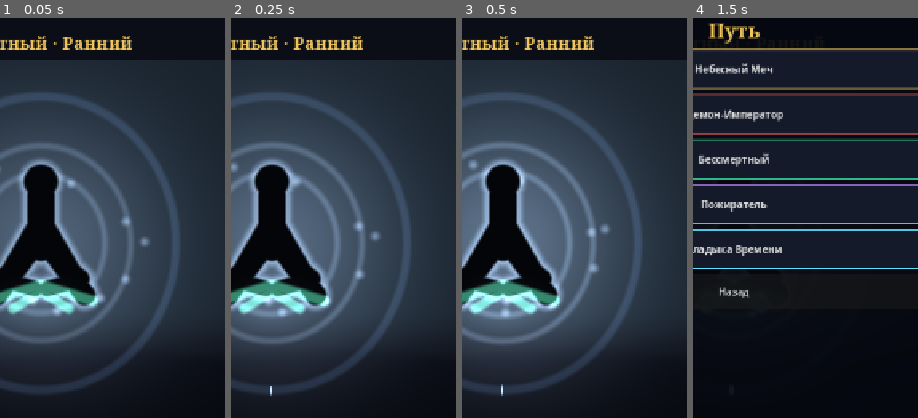
Above: before the commit, frames 1-4 (left to right).
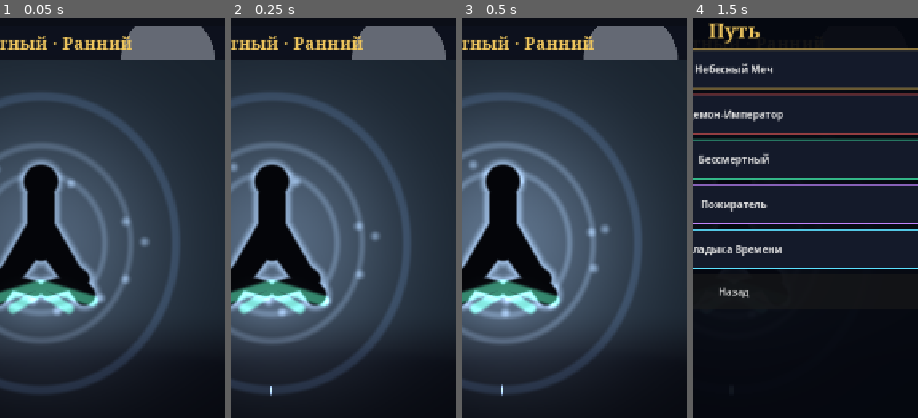
Above: after the commit, the same moments.

Repository: Garchita098/cultivation-beyond-heaven
Game: Godot game, scene res://scenes/main.tscn
Two runs of this game, one before a commit and one after it. Both use one fixed random seed, a clock stepped at 60 frames per second and the inputs below.
Inputs:
- Up to frame 1 (0.05 s): no input
- Up to frame 2 (0.25 s): no input
- Up to frame 3 (0.5 s): no input
- Up to frame 4 (1.5 s): click "Путь" at 0.5 s; click "Мир" at 1.25 s
The pictures show only the part of the screen within x 41-91%, y 4-54%; the shares and areas given below are measured in that part.

The runs differ from the first frame. In frame 1, 3.2% of the frame differs, in the area x 53-96%, y 2-11%; in frame 2, 3.2%; in frame 3, 3.2%, in the area x 53-97%, y 2-11%; in frame 4, less than 0.1%.

Commit message:
Add art lookup and world backdrop while the generated pack is missing.
cbh_art.tar.gz was not in this workspace, so heroes and world webps are not
imported. ArtBank falls back to the stage-1 silhouette, night background, and
icons, and tints that background per world until the pack is dropped in.

Co-authored-by: Garchita098 <Garchita098@users.noreply.github.com>

Diff:
--- a/scenes/main.gd
+++ b/scenes/main.gd
@@ -27,6 +27,8 @@
 var _status_qi: Label
 var _status_rate: Label
 var _status_rank: Label
+var _world_bg: TextureRect
+var _bg_time: float = 0.0
 var _content: Control
 var _cta: Control
 var _cta_btn: Button
@@ -58,6 +60,22 @@
 	bg.set_anchors_preset(Control.PRESET_FULL_RECT)
 	bg.mouse_filter = Control.MOUSE_FILTER_IGNORE
 	add_child(bg)
+	_world_bg = TextureRect.new()
+	_world_bg.set_anchors_preset(Control.PRESET_FULL_RECT)
+	_world_bg.offset_left = -24.0
+	_world_bg.offset_right = 24.0
+	_world_bg.offset_top = -16.0
+	_world_bg.offset_bottom = 16.0
+	_world_bg.expand_mode = TextureRect.EXPAND_IGNORE_SIZE
+	_world_bg.stretch_mode = TextureRect.STRETCH_KEEP_ASPECT_COVERED
+	_world_bg.mouse_filter = Control.MOUSE_FILTER_IGNORE
+	_world_bg.modulate = Color(1, 1, 1, 0.55)
+	add_child(_world_bg)
+	var shade := ColorRect.new()
+	shade.set_anchors_preset(Control.PRESET_FULL_RECT)
+	shade.color = Color(0.043, 0.055, 0.09, 0.55)
+	shade.mouse_filter = Control.MOUSE_FILTER_IGNORE
+	add_child(shade)
 
 	_build_status(theme)
 	_build_content()
@@ -116,6 +134,20 @@
 func _process(delta: float) -> void:
 	if GameState.run == null:
 		return
+	_bg_time += delta
+	if _world_bg != null:
+		var world_id := GameState.run.world_id
+		var tex := ArtBank.world_background(world_id)
+		if _world_bg.texture != tex:
+			_world_bg.texture = tex
+		var tint := ArtBank.world_tint(world_id)
+		var using_pack := false
+		if _world_bg.texture != null:
+			using_pack = str(_world_bg.texture.resource_path).begins_with("res://assets/art/")
+		_world_bg.modulate = Color(1, 1, 1, 0.92) if using_pack else tint
+		var drift := sin(_bg_time * 0.15) * 10.0
+		_world_bg.offset_left = -24.0 + drift
+		_world_bg.offset_right = 24.0 + drift
 	if not _shooting:
 		GameState.tick(delta)
 		if not GameState.screenshot_mode:
@@ -155,8 +187,7 @@
 	qi_icon.custom_minimum_size = Vector2(28, 28)
 	qi_icon.expand_mode = TextureRect.EXPAND_IGNORE_SIZE
 	qi_icon.stretch_mode = TextureRect.STRETCH_KEEP_ASPECT_CENTERED
-	if ResourceLoader.exists("res://assets/icons/ui/icon_qi.png"):
-		qi_icon.texture = load("res://assets/icons/ui/icon_qi.png")
+	qi_icon.texture = ArtBank.qi_icon()
 	row.add_child(qi_icon)
 	_status_qi = Label.new()
 	_status_qi.size_flags_horizontal = Control.SIZE_EXPAND_FILL
@@ -240,9 +271,9 @@
 		btn.alignment = HORIZONTAL_ALIGNMENT_CENTER
 		btn.add_theme_font_size_override("font_size", 13)
 		btn.add_theme_font_override("font", theme.font_sans)
-		var icon_path := "res://assets/icons/tabs/%s.png" % str(spec["id"])
-		if ResourceLoader.exists(icon_path):
-			btn.icon = load(icon_path)
+		var tab_icon := ArtBank.tab_icon(str(spec["id"]))
+		if tab_icon != null:
+			btn.icon = tab_icon
 			btn.expand_icon = true
 			btn.add_theme_constant_override("icon_max_width", 28)
 		btn.text = str(spec["label"])
--- a/scenes/tabs/cultivation_view.gd
+++ b/scenes/tabs/cultivation_view.gd
@@ -3,6 +3,8 @@
 
 var _shader_rect: ColorRect
 var _mat: ShaderMaterial
+var _hero: TextureRect
+var _float_t: float = 0.0
 var _rank_label: Label
 var _qi_label: Label
 var _rate_label: Label
@@ -42,6 +44,14 @@
 	_mat.shader = shader
 	_shader_rect.material = _mat
 	col.add_child(_shader_rect)
+	_hero = TextureRect.new()
+	_hero.set_anchors_preset(Control.PRESET_FULL_RECT)
+	_hero.offset_top = 40.0
+	_hero.offset_bottom = -20.0
+	_hero.expand_mode = TextureRect.EXPAND_IGNORE_SIZE
+	_hero.stretch_mode = TextureRect.STRETCH_KEEP_ASPECT_CENTERED
+	_hero.mouse_filter = Control.MOUSE_FILTER_IGNORE
+	_shader_rect.add_child(_hero)
 
 	_qi_label = Label.new()
 	_qi_label.horizontal_alignment = HORIZONTAL_ALIGNMENT_CENTER
@@ -94,9 +104,15 @@
 	actions.add_child(world_btn)
 
 
-func _process(_delta: float) -> void:
+func _process(delta: float) -> void:
 	if not visible:
 		return
+	_float_t += delta
+	if _hero != null and _hero.texture != null:
+		var bob := sin(_float_t * 1.35) * 6.0
+		_hero.offset_top = 28.0 + bob
+		_hero.offset_bottom = -12.0 + bob
+		_hero.scale = Vector2.ONE * (1.0 + sin(_float_t * 1.1) * 0.012)
 	refresh()
 
 
@@ -120,6 +136,11 @@
 		progress = clampf(run.qi.ratio_to(cost), 0.0, 1.0)
 		_bar.value = progress
 		_next_label.text = "%s  ·  %s" % [str(nxt.get("name_ru", "")), Economy.format_qi(cost)]
+	if _hero != null:
+		var hero_tex := ArtBank.hero(run)
+		if _hero.texture != hero_tex:
+			_hero.texture = hero_tex
+		_hero.visible = hero_tex != null
 	if _mat:
 		_mat.set_shader_parameter("tier", _tier(rank))
 		_mat.set_shader_parameter("progress", progress)
--- a/scenes/tabs/upgrades_view.gd
+++ b/scenes/tabs/upgrades_view.gd
@@ -77,9 +77,7 @@
 	icon.custom_minimum_size = Vector2(48, 48)
 	icon.expand_mode = TextureRect.EXPAND_IGNORE_SIZE
 	icon.stretch_mode = TextureRect.STRETCH_KEEP_ASPECT_CENTERED
-	var tex_path := "res://assets/icons/upgrades/%s.png" % uid
-	if ResourceLoader.exists(tex_path):
-		icon.texture = load(tex_path)
+	icon.texture = ArtBank.upgrade_icon(uid)
 	row.add_child(icon)
 
 	var text_col := VBoxContainer.new()
--- /dev/null
+++ b/scripts/art_bank.gd
@@ -0,0 +1,103 @@
+class_name ArtBank
+extends RefCounted
+## Resolves stage-4 art under res://assets/art/ and falls back to the stage-1 placeholders.
+## The generated pack (cbh_art.tar.gz) was not in this workspace, so the fallbacks are what ship
+## until those files are added at the paths below.
+
+
+static func texture(path: String) -> Texture2D:
+	if path != "" and ResourceLoader.exists(path):
+		return load(path)
+	return null
+
+
+static func icon(preferred: String, fallback: String) -> Texture2D:
+	var tex := texture(preferred)
+	if tex != null:
+		return tex
+	return texture(fallback)
+
+
+static func tab_icon(tab_id: String) -> Texture2D:
+	return icon(
+		"res://assets/art/icons/tab_%s_64.png" % tab_id,
+		"res://assets/icons/tabs/%s.png" % tab_id
+	)
+
+
+static func upgrade_icon(uid: String) -> Texture2D:
+	var mapped := uid
+	if uid == "foundation_mantra":
+		mapped = "foundation_pill"
+	elif uid == "heaven_breath":
+		mapped = "breath_meditation"
+	elif uid == "chaos_weaving":
+		mapped = "void_attunement"
+	var art := icon(
+		"res://assets/art/icons/upg_%s_64.png" % mapped,
+		"res://assets/icons/upgrades/%s.png" % uid
+	)
+	if art != null:
+		return art
+	return texture("res://assets/icons/upgrades/%s.png" % mapped)
+
+
+static func qi_icon() -> Texture2D:
+	return icon("res://assets/art/icons/res_qi_64.png", "res://assets/icons/ui/icon_qi.png")
+
+
+static func world_background(world_id: String) -> Texture2D:
+	var names: Dictionary = {
+		"mortal_world": "bg_mortal",
+		"spirit_world": "bg_spirit",
+		"heavenly_world": "bg_heavenly",
+		"void_dimension": "bg_void",
+		"chaos_origin": "bg_chaos",
+	}
+	var key := str(names.get(world_id, "bg_mortal"))
+	var art := texture("res://assets/art/bg/%s.webp" % key)
+	if art != null:
+		return art
+	return texture("res://assets/backgrounds/bg_mortal_night.png")
+
+
+static func world_tint(world_id: String) -> Color:
+	match world_id:
+		"spirit_world":
+			return Color("8FB8A4")
+		"heavenly_world":
+			return Color("E4C98A")
+		"void_dimension":
+			return Color("B7A6E8")
+		"chaos_origin":
+			return Color("E0A0A0")
+		_:
+			return Color.WHITE
+
+
+static func hero_path(run: RunState) -> String:
+	if run != null and run.path_joined and run.path_id != "":
+		return "res://assets/art/hero/hero_path_%s.webp" % run.path_id
+	var major := ""
+	if run != null and Content.valid:
+		major = str(Content.data.rank_at(run.rank_index).get("major", ""))
+	var majors: Dictionary = {
+		"mortal": "hero_rank_mortal",
+		"qi_practitioner": "hero_rank_qi",
+		"foundation": "hero_rank_foundation",
+		"core_formation": "hero_rank_golden_core",
+		"nascent_soul": "hero_rank_nascent_soul",
+		"soul_transformation": "hero_rank_nascent_soul",
+		"void_refinement": "hero_rank_immortal",
+		"body_integration": "hero_rank_immortal",
+		"mahayana": "hero_rank_immortal",
+		"immortal": "hero_rank_immortal",
+		"heavenly": "hero_rank_dimension_lord",
+		"beyond": "hero_rank_dimension_lord",
+	}
+	var file := str(majors.get(major, "hero_base"))
+	return "res://assets/art/hero/%s.webp" % file
+
+
+static func hero(run: RunState) -> Texture2D:
+	return texture(hero_path(run))
Not shown, added: docs/STAGE4_DEVIATIONS.md
